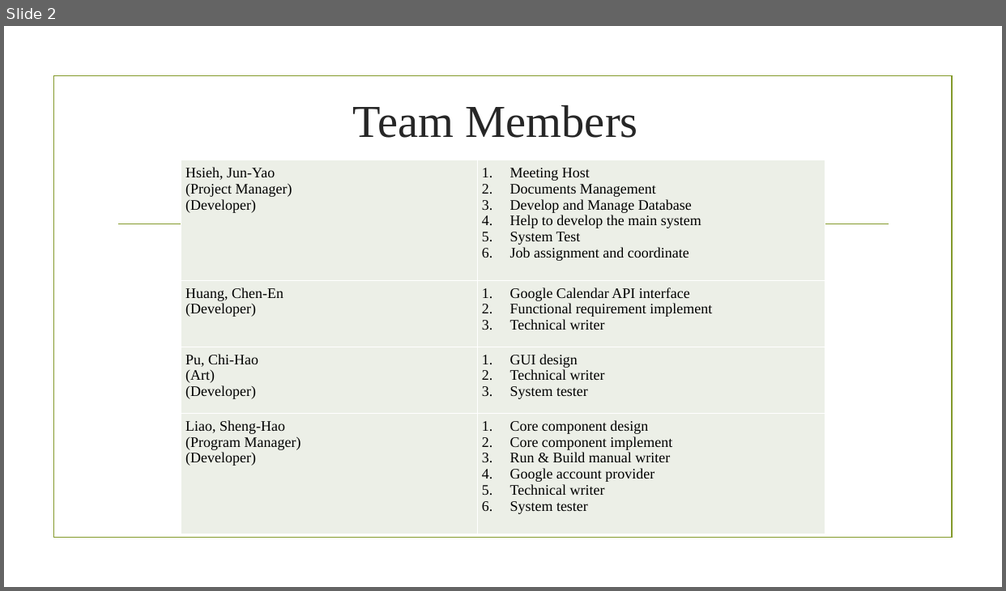
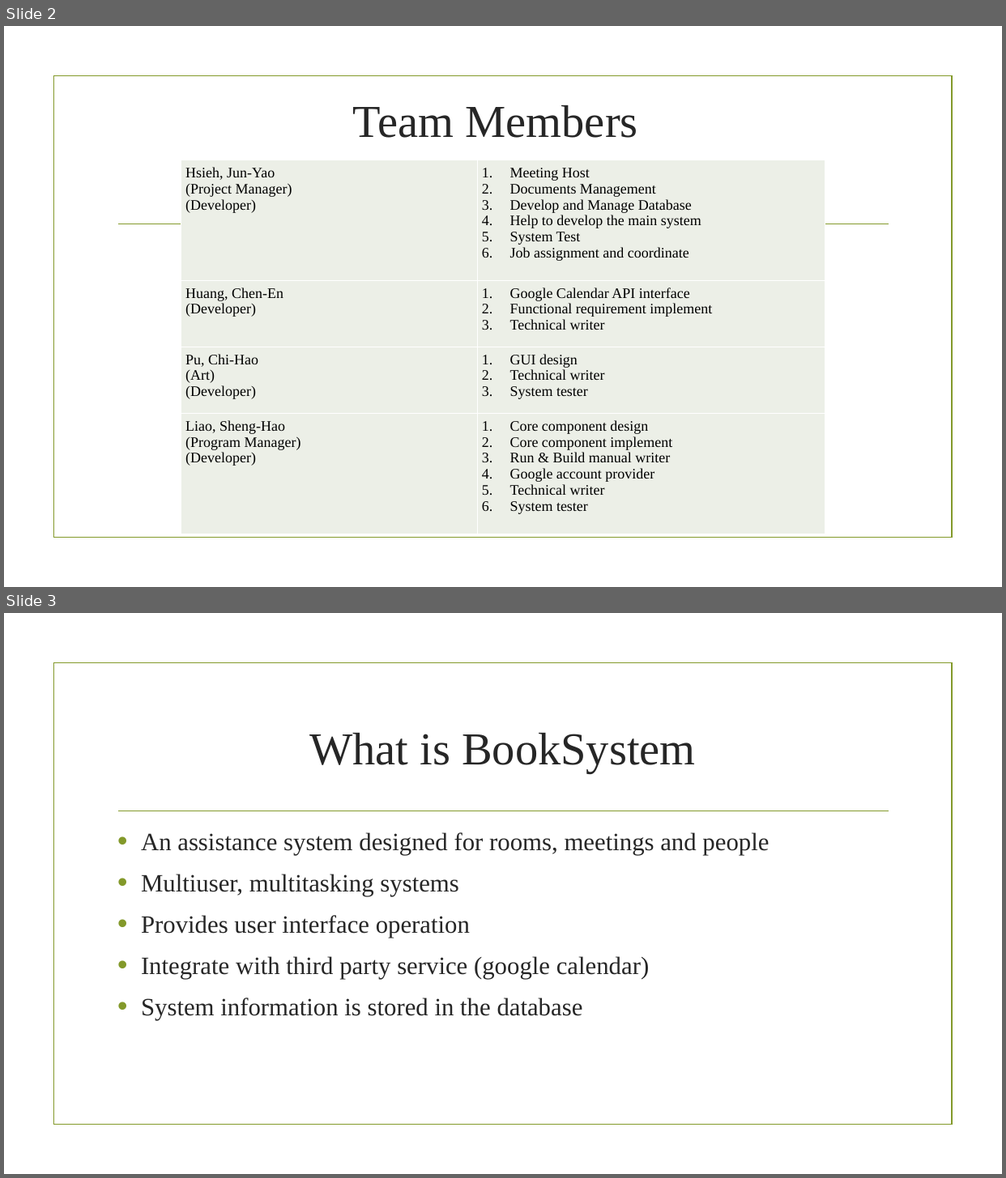
Before and after one commit to BrendonJYHsieh/BookSystem, a slide deck: Final Project/liao.pptx. Shown one above the other, each under a label of ours: slide 2 before the commit, slides 2 and 3 after it. The pictures are 1006x591 and 1006x1178 pixels, drawn with LibreOffice and Linux fonts; fonts in the diff are those of the drawing; background and template pictures are left out. Boxes give left, top, right and bottom in pixels: in the first picture for what was removed or moved away, otherwise in the second. Text is boxed around its words. In the diff, an @@ line names an element or a change of style, - is before the commit and + after.

```diff
--- a/Final Project/liao.pptx
+++ b/Final Project/liao.pptx
@@ slide 3 added at box(4, 613, 1002, 1174), background picture (left out); not listed: 2 template elements that a slide beside it also shows @@
@@ title added at box(309, 733, 695, 773), 44 pt, text #262626 @@
+What is BookSystem
@@ text added at box(141, 833, 769, 1020), 24 pt, text #262626 @@
+• An assistance system designed for rooms, meetings and people
+• Multiuser, multitasking systems
+• Provides user interface operation
+• Integrate with third party service (google calendar)
+• System information is stored in the database
```
Also in this commit, not shown: 10 other slides added, 1 slide removed.
